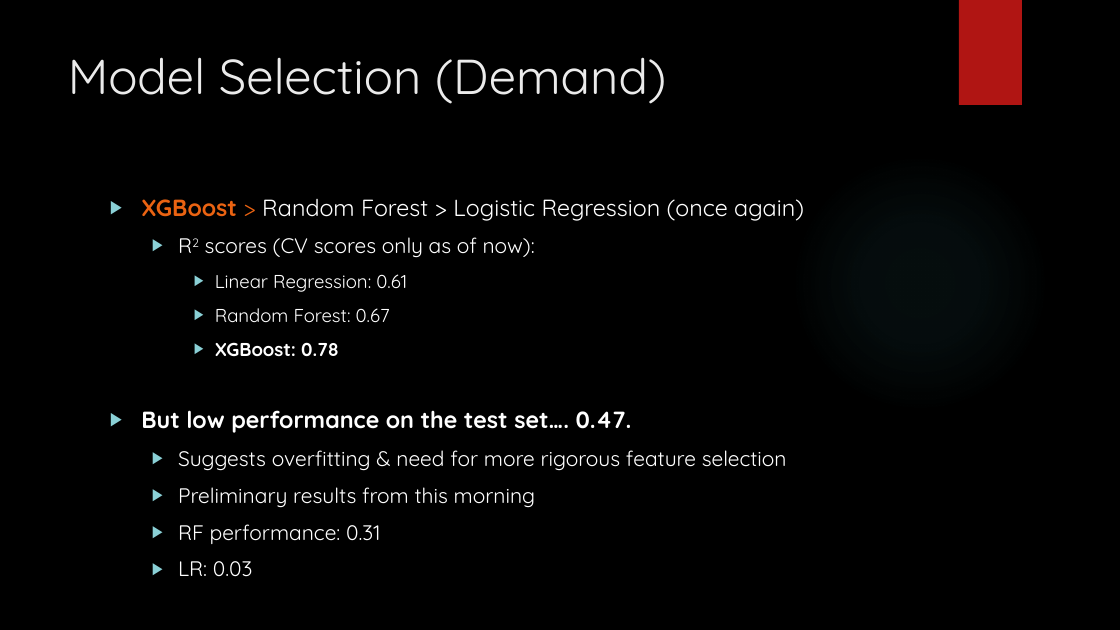
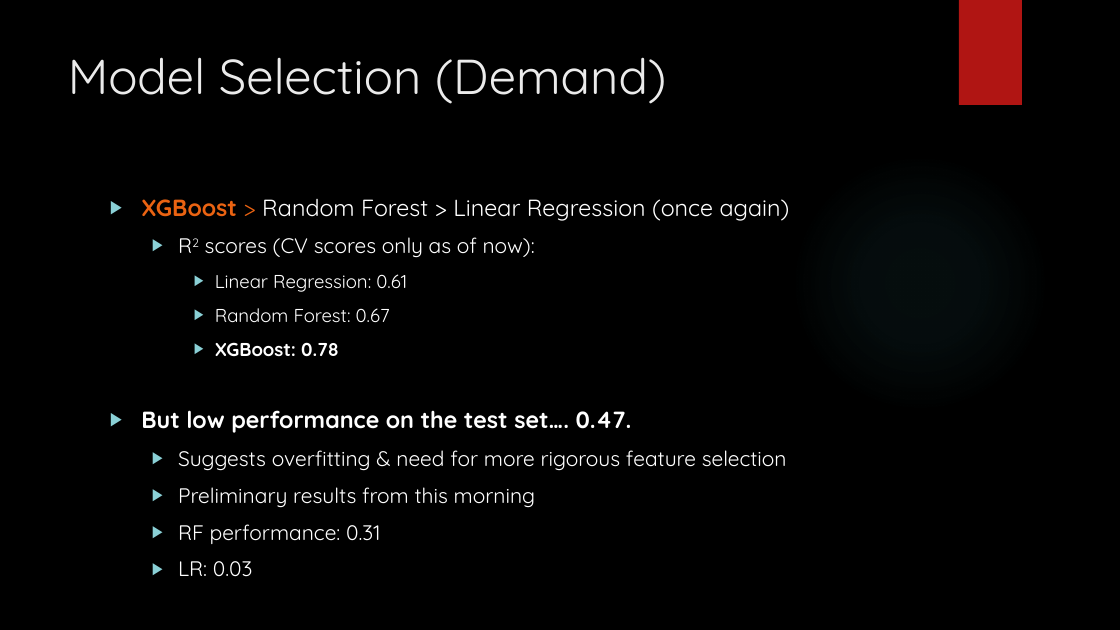
Before and after one commit to edubu2/hotel-revman-system, a slide deck: slide 12 of slides.pptx. Drawn at 1120x630 pixels with LibreOffice and Linux fonts; fonts in the diff are those of the drawing; background and template pictures are left out. Boxes give left, top, right and bottom in pixels: in the first picture for what was removed or moved away, otherwise in the second. Text is boxed around its words. In the diff, an @@ line names an element or a change of style, - is before the commit and + after.

```diff
--- a/slides.pptx
+++ b/slides.pptx
@@ text at (141,199,790,221): text changed @@
-▶ XGBoost > Random Forest > Logistic Regression (once again)
+▶ XGBoost > Random Forest > Linear Regression (once again)
```
Also in this commit, not shown: 1 other slide changed.
